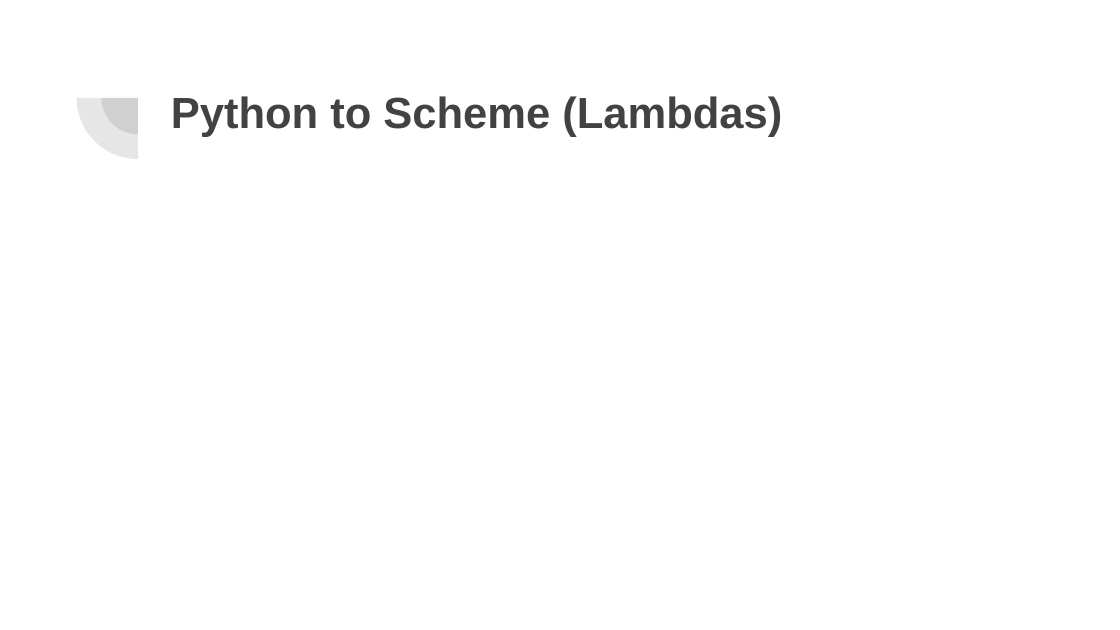
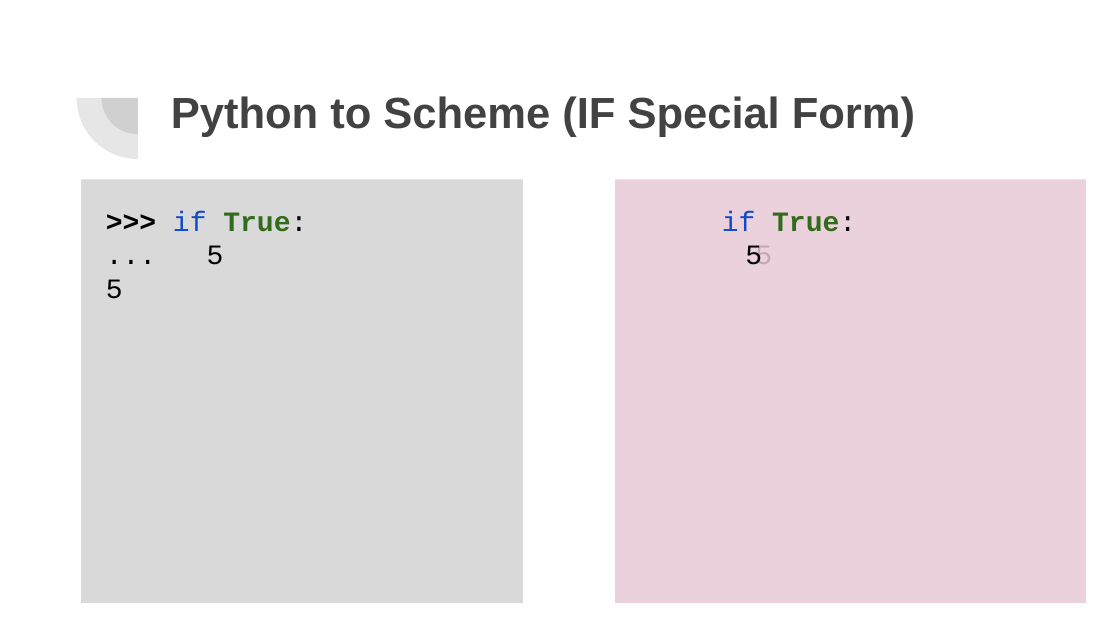
Before and after one commit to cameronmalloy/cameron-malloy, a slide deck: slide 42 of public/pdfs/lab6slides.pptx (slide 41 before the commit). Drawn at 1120x630 pixels with LibreOffice and Linux fonts; fonts in the diff are those of the drawing. Boxes give left, top, right and bottom in pixels: in the first picture for what was removed or moved away, otherwise in the second. Text is boxed around its words. In the diff, an @@ line names an element or a change of style, - is before the commit and + after.

Commit message:
Finished lab6 slides

```diff
--- a/public/pdfs/lab6slides.pptx
+++ b/public/pdfs/lab6slides.pptx
@@ title at [171, 96, 915, 137]: text changed @@
-Python to Scheme (Lambdas)
+Python to Scheme (IF Special Form)
@@ rectangle added at [82, 179, 523, 603], fill #D9D9D9 @@
@@ rectangle added at [615, 179, 1085, 603], fill #EAD1DC @@
@@ text added at [106, 211, 307, 299], 18 pt, text #000000 @@
+>>> if True:
+... 5
+5
@@ text added at [722, 211, 856, 264], 18 pt, text #EAD1DC, bold @@
+scm> if True:
+5
@@ text added at [745, 245, 762, 265], 18 pt, text #000000 @@
+5
```
Also in this commit, not shown: 17 slides added, 1 slide removed, 1 other file.
